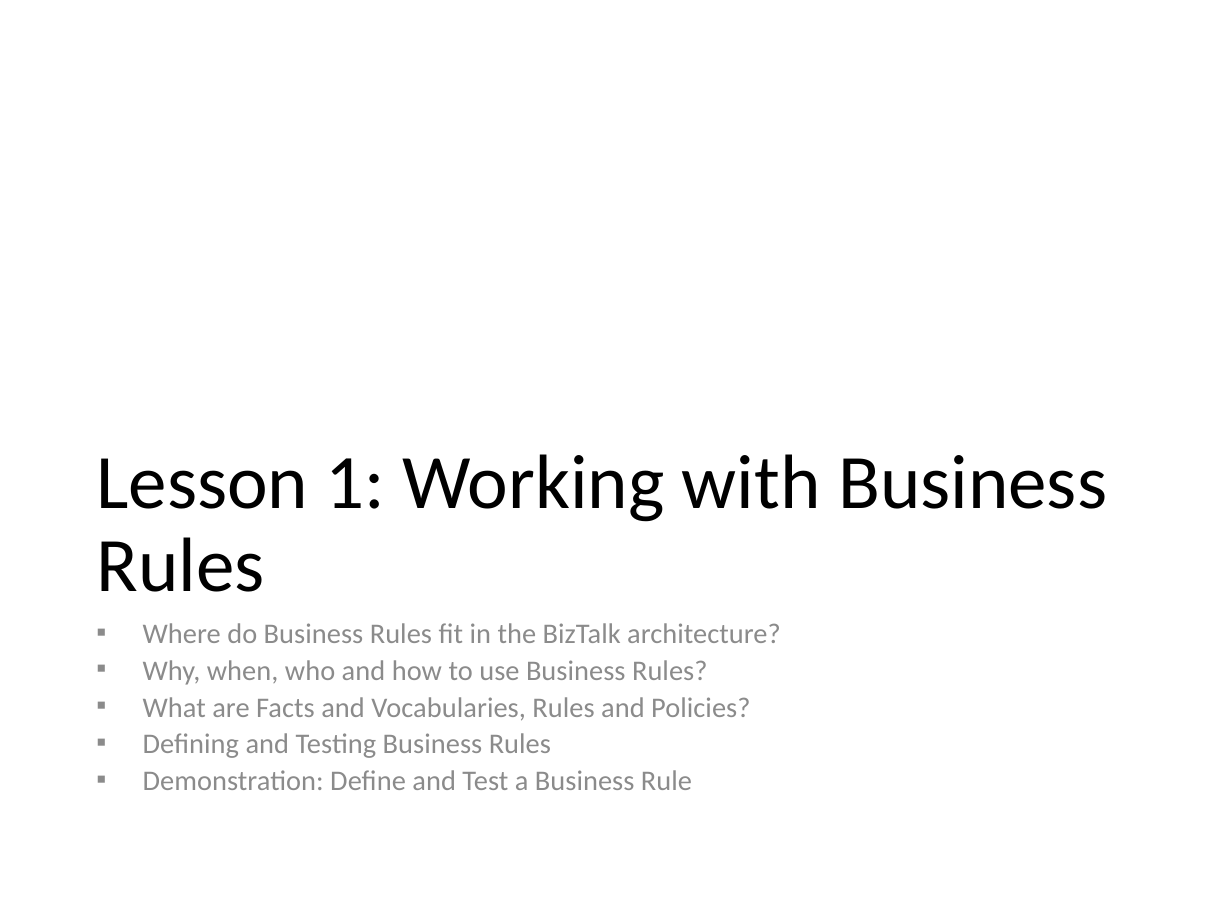
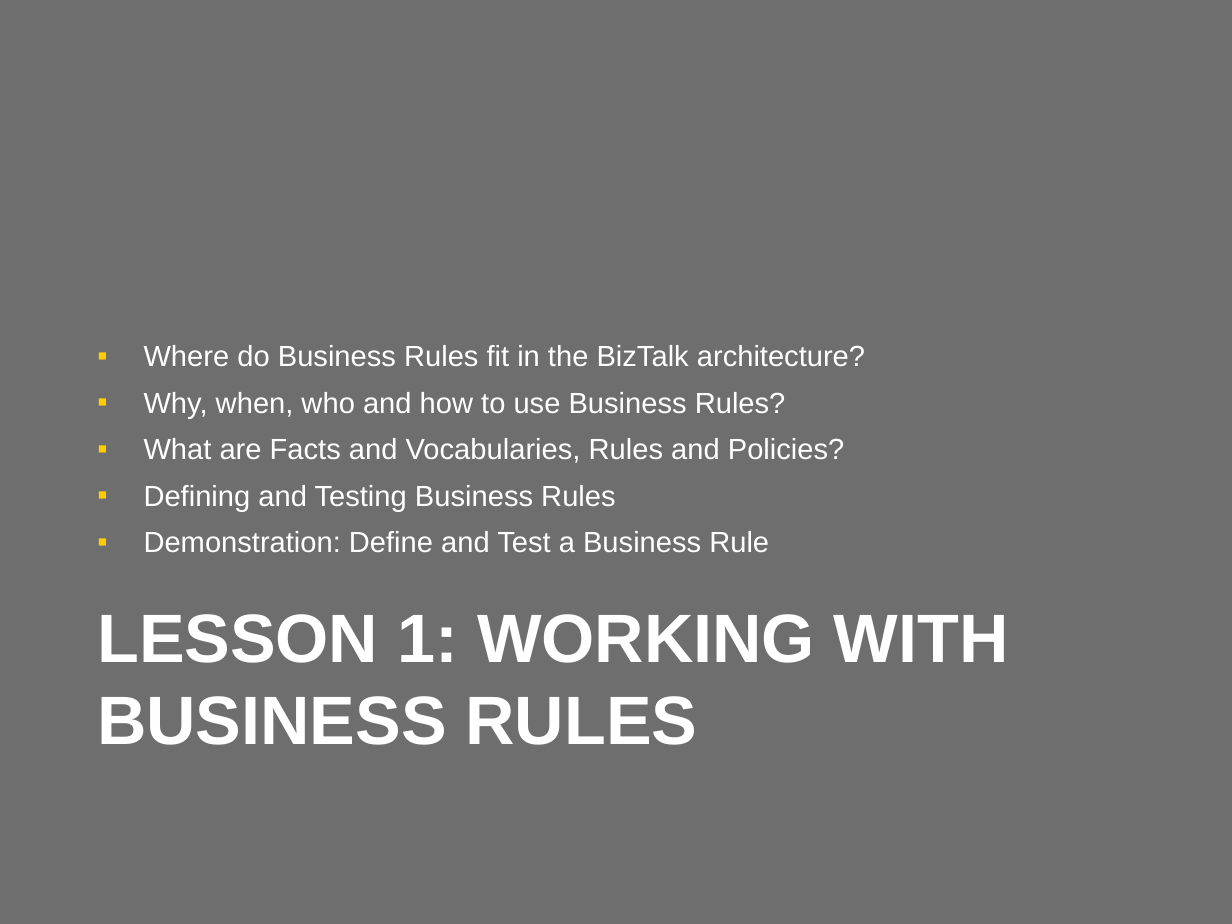
Before and after one commit to wmmihaa/BizTalk-Server---Developing-Integration-Solutions, a slide deck: slide 3 of Slides/Module 12 - Business Rules.pptx. Drawn at 1232x924 pixels with LibreOffice and Linux fonts; fonts in the diff are those of the drawing. Boxes give left, top, right and bottom in pixels: in the first picture for what was removed or moved away, otherwise in the second. Text is boxed around its words. In the diff, an @@ line names an element or a change of style, - is before the commit and + after.

```diff
--- a/Slides/Module 12 - Business Rules.pptx
+++ b/Slides/Module 12 - Business Rules.pptx
@@ background #FFFFFF to #6E6E6E @@
@@ text "Where do Business Rules fit ...": place and size @@
-text "Where do Business Rules fit ..." at box(143, 623, 781, 790)
+text "Where do Business Rules fit ..." at box(144, 345, 865, 552)
@@ text "Where do Business Rules fit ..." at box(144, 345, 865, 552): size 16.6 to 17 pt, font Calibri to Arial, text colour #8C8C8C to #FFFFFF; line spacing 0.7 to 1; vertical alignment top to bottom @@
@@ title "LESSON 1: WORKING WITH BUSINESS ..." at box(97, 614, 1009, 745): vertical alignment bottom to top @@
@@ title at box(97, 614, 1009, 745): text changed; size 45 to 40 pt; font Calibri to Arial; text colour #000000 to #FFFFFF; bold on @@
-Lesson 1: Working with Business Rules
+LESSON 1: WORKING WITH BUSINESS RULES
```
Also in this commit, not shown: 25 other slides changed, 16 other files.
